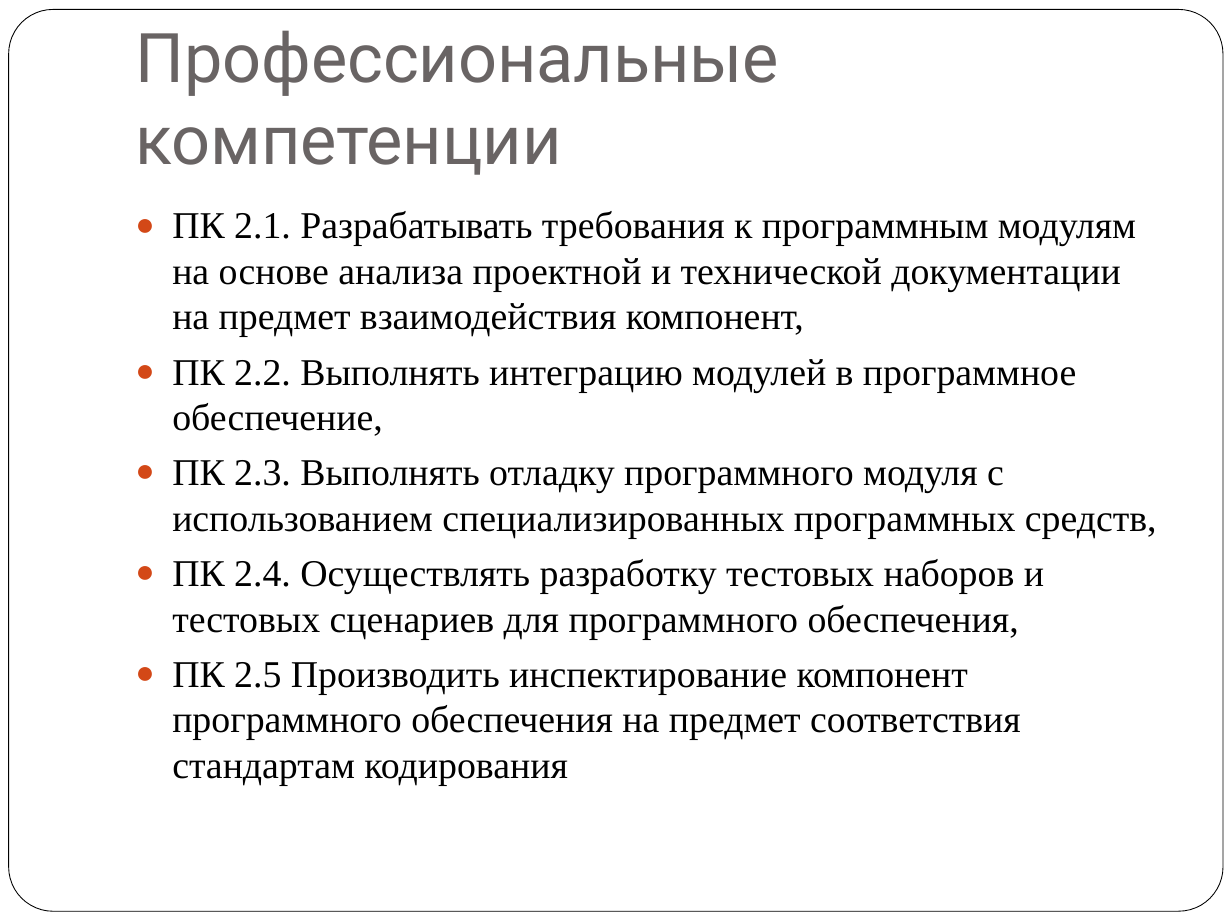
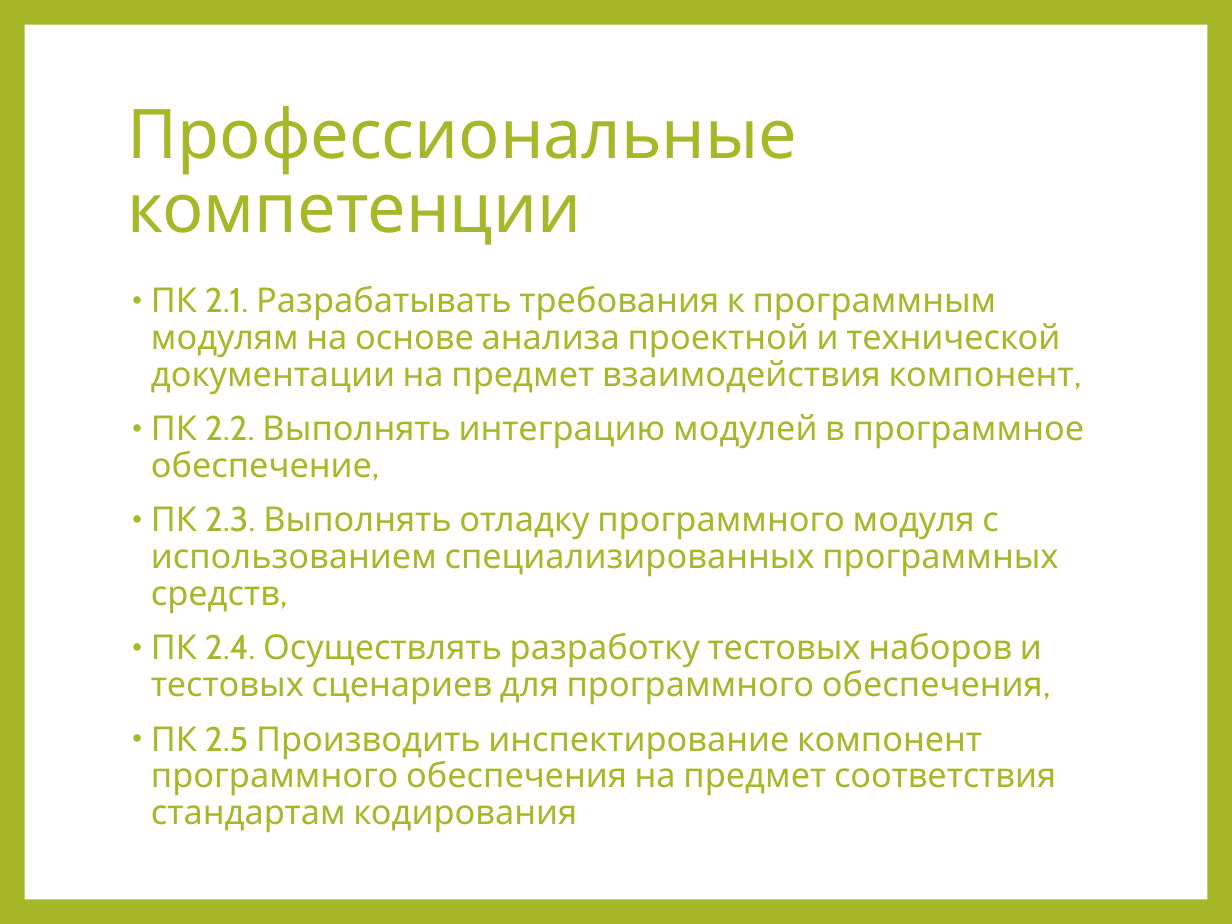
Before and after one commit to KlosHiHi/CursedProj, a slide deck: slide 7 of files/Курсовое проектирование 2026.pptx. Drawn at 1232x924 pixels with LibreOffice and Linux fonts; fonts in the diff are those of the drawing. Boxes give left, top, right and bottom in pixels: in the first picture for what was removed or moved away, otherwise in the second. Text is boxed around its words. In the diff, an @@ line names an element or a change of style, - is before the commit and + after.

```diff
--- a/files/Курсовое проектирование 2026.pptx
+++ b/files/Курсовое проектирование 2026.pptx
@@ background #FFFFFF to #A6B727 @@
@@ rounded rectangle removed at box(9, 10, 1223, 912) @@
@@ rectangle added at box(25, 25, 1207, 899), fill #FFFFFF @@
@@ title "Профессиональные компетенции": place and size @@
-title "Профессиональные компетенции" at box(135, 30, 779, 175)
+title "Профессиональные компетенции" at box(128, 106, 797, 245)
@@ title "Профессиональные компетенции" at box(128, 106, 797, 245): font Roboto to Cabin, text colour #696464 to #A6B727; line spacing 1 to 0.9; vertical alignment bottom to middle @@
@@ text "ПК 2.1. Разрабатывать требования к ...": place and size @@
-text "ПК 2.1. Разрабатывать требования к ..." at box(172, 211, 1157, 785)
+text "ПК 2.1. Разрабатывать требования к ..." at box(151, 286, 1085, 833)
@@ text "ПК 2.1. Разрабатывать требования к ..." at box(151, 286, 1085, 833): size 22.1 to 20 pt, font Times New Roman to Cabin, text colour #000000 to #A6B727; bullet ● to •; line spacing 1 to 0.9; more space between paragraphs; bullet colour #D34817 to #A6B727 @@
```
Also in this commit, not shown: 21 other slides changed, 5 other files.
